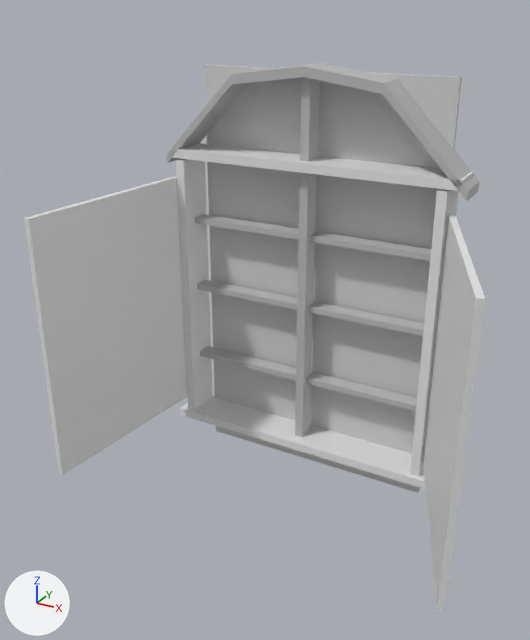
A saved change to the COLLADA model game/art/shapes/Cryptid/Dayl/Window.dae.
Rendered twice from a camera (50 mm lens) standing at (8.05, -17.63, 12.05) and looking at (0.16, -3.28, 4.88). Lighting does not change. The marker at lower left points along +X, +Y and +Z. Where no turn or scale is listed for an object, it has been applied to the vertices.

The scene before the commit, as lines of its bpy script (objects in view):
```python
ob_cube = bpy.data.objects.new('Cube', me_cube_001)
ob_cube.location = (-0.06, -0.56, 5.14)
ob_cube_001 = bpy.data.objects.new('Cube_001', me_cube_002)
ob_cube_001.location = (-0.06, -0.53, 0.0)
ob_cube_002 = bpy.data.objects.new('Cube_002', me_cube_003)
ob_cube_002.location = (-3.73, -0.53, 3.97)
ob_cube_003 = bpy.data.objects.new('Cube_003', me_cube_004)
ob_cube_003.location = (3.58, -0.53, 3.97)
ob_cube_004 = bpy.data.objects.new('Cube_004', me_cube_005)
ob_cube_004.location = (-0.01, -0.53, 8.15)
ob_cube_005 = bpy.data.objects.new('Cube_005', me_cube_006)
ob_cube_005.location = (-0.01, -0.53, 10.44)
ob_cube_006 = bpy.data.objects.new('Cube_006', me_cube_007)
ob_cube_006.location = (-0.06, -0.41, 4.16)
ob_cube_009 = bpy.data.objects.new('Cube_009', me_cube_010)
ob_cube_009.location = (4.73, -3.25, 3.9)
ob_cube_010 = bpy.data.objects.new('Cube_010', me_cube_011)
ob_cube_010.location = (-4.19, -3.42, 4.01)
# also in view: 'Cube_001.001' at (0.0, 0.0, 4.62); 'Cube_007' at (-0.06, -0.41, 1.93); 'Cube_008' at (-0.06, -0.41, 6.2)
```
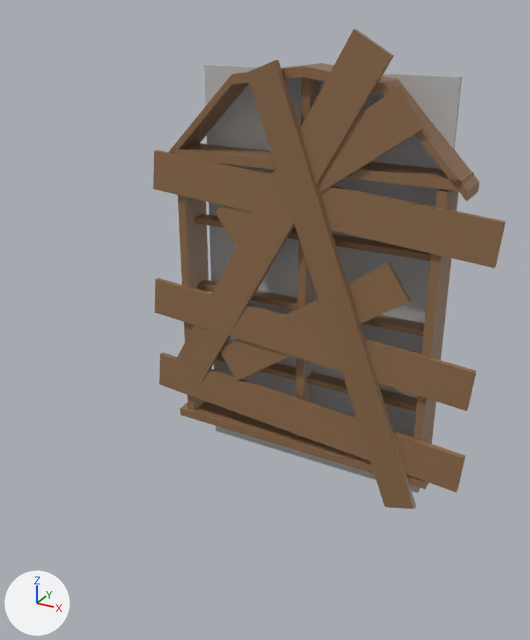
Where the newer file only moved an object's origin or applied its transform, the numbers keep the older frame.

Edits to the bpy script that builds the scene:
```text
Change mat_wood_material:
    mat_wood_material.base_color: (0.512, 0.512, 0.512) -> (0.274, 0.151, 0.0728)  # grey #bebebe -> brown #8f6c4c
Change me_cube_002:
    remove me_cube_002.from_pydata(...)  # 8 vertices, 6 faces; spans x -4.01..4.01, y -0.64..0.64, z -0.12..0.12
    add me_cube_002.from_pydata(...)  # 8 vertices, 12 faces; spans x -4.01..4.01, y -0.64..0.64, z -0.12..0.12
    me_cube_002 part 1
    6 faces are deleted
    12 new faces join them
    add me_cube_002.materials.append(mat_wood_material)  # brown #8f6c4c
Change me_cube_004:
    remove me_cube_004.from_pydata(...)  # 8 vertices, 6 faces; spans x -0.12..0.12, y -0.53..0.53, z -4.01..4.01
    add me_cube_004.from_pydata(...)  # 8 vertices, 12 faces; spans x -0.12..0.12, y -0.53..0.53, z -4.01..4.01
    me_cube_004 part 2
    6 faces are deleted
    12 new faces join them
    add me_cube_004.materials.append(mat_wood_material)  # brown #8f6c4c
Change me_cube_005:
    remove me_cube_005.from_pydata(...)  # 8 vertices, 6 faces; spans x -4.01..4.01, y -0.53..0.53, z -0.12..0.12
    add me_cube_005.from_pydata(...)  # 8 vertices, 12 faces; spans x -4.01..4.01, y -0.53..0.53, z -0.12..0.12
    me_cube_005 part 3
    6 faces are deleted
    12 new faces join them
    add me_cube_005.materials.append(mat_wood_material)  # brown #8f6c4c
Change me_cube_010:
    remove me_cube_010.from_pydata(...)  # 8 vertices, 6 faces; spans x -1.02..1.02, y -2.52..2.52, z -3.49..3.49
    add me_cube_010.from_pydata(...)  # 8 vertices, 12 faces; spans x -6.24..-0.98, y 1.92..2.18, z -4.99..6.8
    me_cube_010 part 4: the whole mesh is rebuilt
    add me_cube_010.materials.append(mat_wood_material)  # brown #8f6c4c
Change me_cube_011:
    remove me_cube_011.from_pydata(...)  # 8 vertices, 6 faces; spans x -0.35..0.35, y -2.66..2.66, z -3.47..3.47
    add me_cube_011.from_pydata(...)  # 8 vertices, 12 faces; spans x 0.02..6.4, y 2.21..2.4, z -2.77..7.4
    me_cube_011 part 5: the whole mesh is rebuilt
    add me_cube_011.materials.append(mat_wood_material)  # brown #8f6c4c
Add me_cube_017:
    me_cube_017.from_pydata([(-2.2, -0.09, -2.2), (-2.82, -0.06, -1.32), (-2.82, 0.09, -1.32), (-2.2, 0.06, -2.21), (2.82, -0.09, 1.32), (2.2, -0.06, 2.21), (2.2, 0.09, 2.2), (2.82, 0.06, 1.32)], [], [(1, 0, 5), (5, 6, 2), (6, 7, 3), (0, 3, 7), (0, 1, 3), (7, 6, 5), (0, 4, 5), (1, 5, 2), (2, 6, 3), (4, 0, 7), (1, 2, 3), (4, 7, 5)])
    me_cube_017.materials.append(mat_wood_material)  # brown #8f6c4c
Add me_cube_015:
    me_cube_015.from_pydata([(-4.83, -0.09, -0.18), (-4.75, -0.06, 0.9), (-4.75, 0.09, 0.89), (-4.83, 0.06, -0.18), (4.75, -0.09, -0.89), (4.83, -0.06, 0.18), (4.83, 0.09, 0.18), (4.75, 0.06, -0.9)], [], [(1, 0, 5), (5, 6, 2), (6, 7, 3), (0, 3, 7), (0, 1, 3), (7, 6, 5), (0, 4, 5), (1, 5, 2), (2, 6, 3), (4, 0, 7), (1, 2, 3), (4, 7, 5)])
    me_cube_015.materials.append(mat_wood_material)  # brown #8f6c4c
Add ob_cube_010_005:
    ob_cube_010_005 = bpy.data.objects.new('Cube_010_005', me_cube_017)
    ob_cube_010_005.location = (0.23, -1.08, 3.85)
Add ob_cube_010_004:
    ob_cube_010_004 = bpy.data.objects.new('Cube_010_004', me_cube_017.copy())
    ob_cube_010_004.location = (0.23, -1.08, 8.04)
Add ob_cube_010_003:
    ob_cube_010_003 = bpy.data.objects.new('Cube_010_003', me_cube_015)
    ob_cube_010_003.location = (0.23, -1.08, 7.28)
Add ob_cube_010_002:
    ob_cube_010_002 = bpy.data.objects.new('Cube_010_002', me_cube_015.copy())
    ob_cube_010_002.location = (0.02, -1.12, 0.99)
Add ob_cube_010_001:
    ob_cube_010_001 = bpy.data.objects.new('Cube_010_001', me_cube_015.copy())
    ob_cube_010_001.location = (0.02, -1.12, 3.47)
```

What differs and where, as boxes (x1, y1, x2, y2) in the pictures (530 x 640 px):
'Cube_010', recoloured, reshaped (34% wider, 19% taller): before (24, 176, 187, 475); after (176, 29, 394, 384)
'Cube_009', recoloured, reshaped (171% wider, 13% taller): before (423, 214, 485, 611); after (246, 60, 416, 509)
'Cube_010_003', added (brown): after (153, 150, 506, 268)
'Cube_010_001', added (brown): after (155, 278, 476, 411)
'Cube_010_002', added (brown): after (159, 352, 465, 492)
'Cube_005', recoloured (grey to brown): (167, 63, 479, 201) in both
'Cube_001', recoloured (grey to brown): (180, 394, 429, 489) in both
'Cube_002', recoloured (grey to brown): (176, 159, 212, 410) in both
'Cube', recoloured (grey to brown): (295, 77, 319, 437) in both
'Cube_010_004', added (brown): after (215, 86, 425, 246)
'Cube_004', recoloured (grey to brown): (170, 143, 474, 191) in both
'Cube_003', recoloured (grey to brown): (410, 189, 459, 477) in both
'Cube_010_005', added (brown): after (220, 262, 411, 381)
'Cube_007', recoloured (grey to brown): (200, 346, 417, 411) in both
'Cube_006', recoloured (grey to brown): (197, 280, 424, 336) in both
'Cube_008', recoloured (grey to brown): (195, 214, 431, 261) in both
part 1 of me_cube_002, built on: before (180, 394, 425, 489); after (180, 401, 429, 489)
part 2 of me_cube_004, built on: before (410, 189, 459, 477); after (413, 189, 459, 444)
'Cube_001.001', unchanged, covered by the edit: (204, 65, 462, 493) in both
